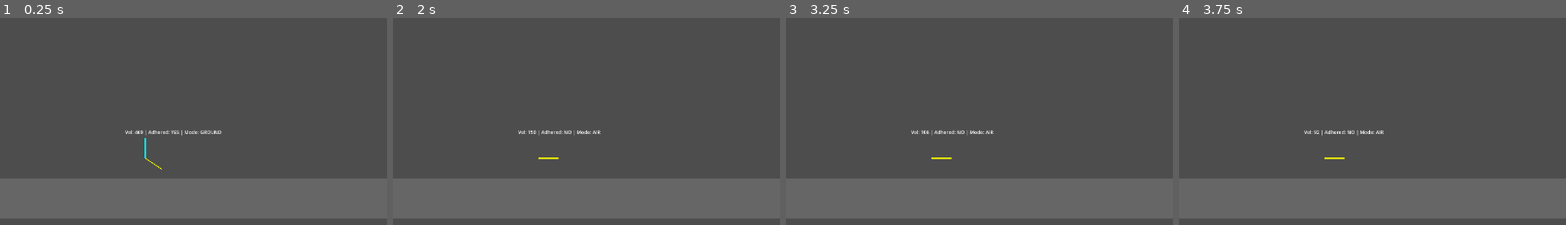
Above: before the commit, frames 1-4 (left to right).
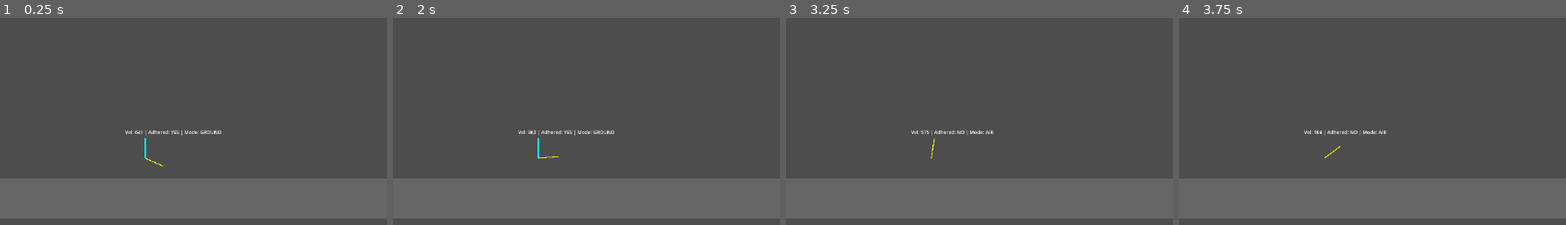
Above: after the commit, the same moments.

Repository: G36maid/Flipside-Godot
Game: Godot game, scene res://src/levels/test/poc_physics.tscn
Two runs of this game, one before a commit and one after it. Both use one fixed random seed, a clock stepped at 60 frames per second and the inputs below.
Inputs:
- Up to frame 1 (0.25 s): no input
- Up to frame 2 (2 s): hold Right (ui_right) 0.53-1.28 s; tap Enter at 1.25 s; hold Left (ui_left) from 1.28 s (still down)
- Up to frame 3 (3.25 s): tap Space at 2 s; release Left (ui_left) at 2.03 s; hold Right (ui_right) from 2.03 s (still down); tap Enter at 2.75 s
- Up to frame 4 (3.75 s): release Right (ui_right) at 3.53 s; hold Left (ui_left) from 3.53 s (still down)
The pictures show only the part of the screen within x 0-50%, y 50-100%; the shares and areas given below are measured in that part.

The runs differ from the first frame. In frame 1, less than 0.1% of the frame differs, in the area x 34-43%, y 54-74%; in frame 2, 0.3%; in frame 3, 0.1%; in frame 4, 0.3%, in the area x 34-54%, y 54-69%.

Commit message:
tune(test): reduce friction and increase initial velocity for better visualization
- Reduce WHEEL_FRICTION from 1.0 to 0.1 (less deceleration)
- Increase initial test velocity from 400 to 600 px/s
- Allows longer observation time for adhesion visualization
- Cyan normal vector should now be visible for extended period

Diff:
--- a/src/_core/global_constants.gd
+++ b/src/_core/global_constants.gd
@@ -34,7 +34,9 @@
 const WHEEL_MASS: float = 0.5
 
 ## Wheel friction coefficient (ground traction)
-const WHEEL_FRICTION: float = 1.0
+## Lower values = less deceleration, higher values = more grip
+## Range: 0.0 (ice) to 1.0 (maximum grip)
+const WHEEL_FRICTION: float = 0.1
 
 ## Motor torque applied to wheels when on ground
 const WHEEL_MOTOR_TORQUE: float = 5000.0
--- a/src/entities/vehicle/vehicle_controller.gd
+++ b/src/entities/vehicle/vehicle_controller.gd
@@ -55,10 +55,11 @@
 	joint_right.motor_enabled = false
 
 	# TEST: Give initial velocity to test adhesion mechanics
+	# Increased to 600 px/s for longer observation time
 	await get_tree().physics_frame  # Wait one frame for physics to initialize
-	wheel_left.linear_velocity = Vector2(400, 0)
-	wheel_right.linear_velocity = Vector2(400, 0)
-	chassis.linear_velocity = Vector2(400, 0)
+	wheel_left.linear_velocity = Vector2(600, 0)
+	wheel_right.linear_velocity = Vector2(600, 0)
+	chassis.linear_velocity = Vector2(600, 0)
 
 # ========================================
 # PHYSICS LOOP
